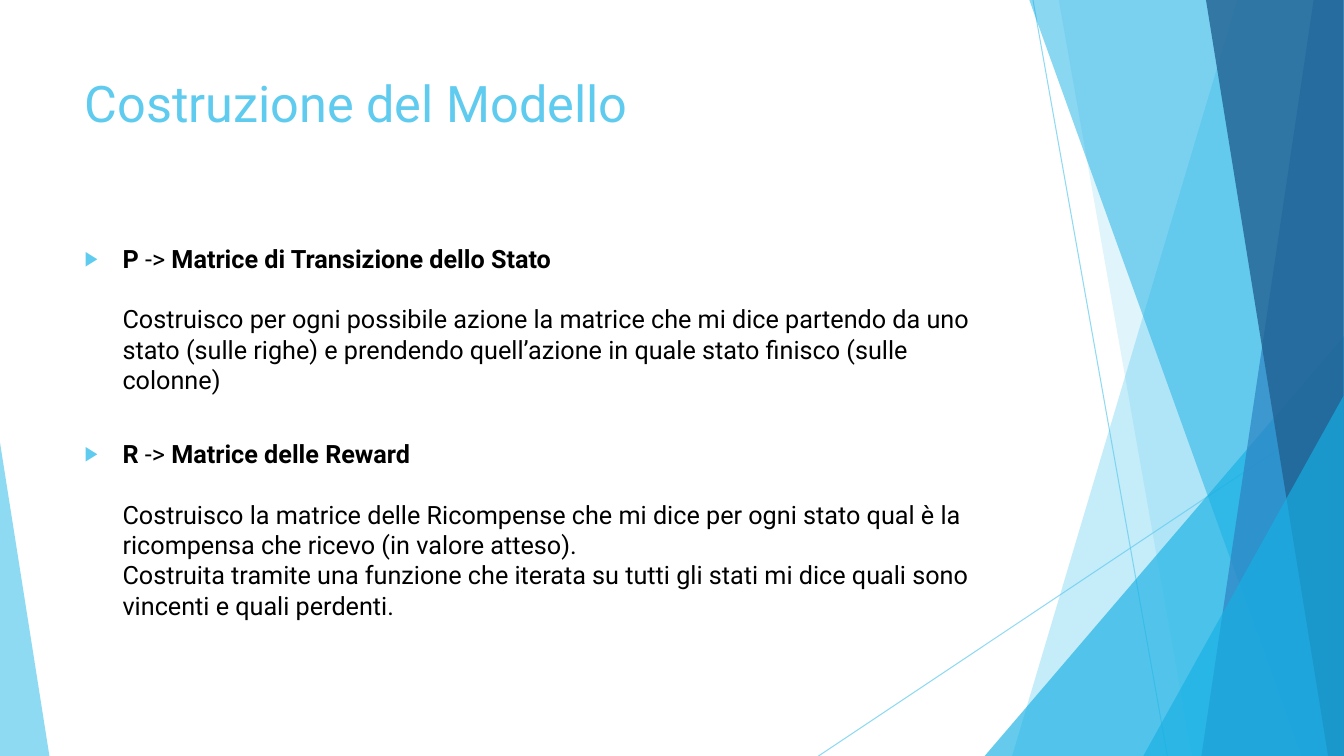
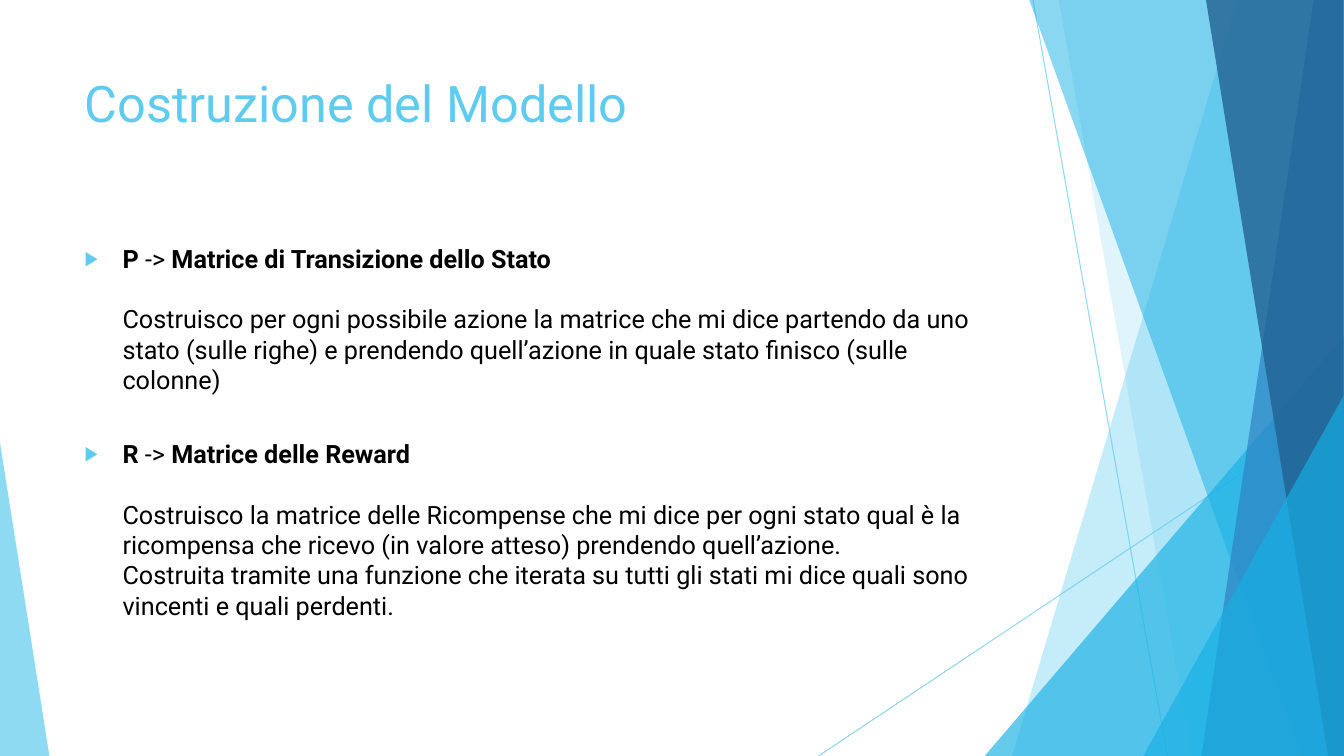
Before and after one commit to simonesinceri/MRL, a slide deck: slide 4 of Presentations/Presentation_Ass2.pptx. Drawn at 1344x756 pixels with LibreOffice and Linux fonts; fonts in the diff are those of the drawing. Boxes give left, top, right and bottom in pixels: in the first picture for what was removed or moved away, otherwise in the second. Text is boxed around its words. In the diff, an @@ line names an element or a change of style, - is before the commit and + after.

```diff
--- a/Presentations/Presentation_Ass2.pptx
+++ b/Presentations/Presentation_Ass2.pptx
@@ text at [123, 444, 968, 620]: text changed @@
-▶ R -> Matrice delle Reward
-  Costruisco la matrice delle Ricompense che mi dice per ogni stato qual è la ricompensa che ricevo (in valore atteso).
-  Costruita tramite una funzione che iterata su tutti gli stati mi dice quali sono vincenti e quali perdenti.
+▶ R -> Matrice delle Reward
+  Costruisco la matrice delle Ricompense che mi dice per ogni stato qual è la ricompensa che ricevo (in valore atteso) prendendo quell’azione.
+  Costruita tramite una funzione che iterata su tutti gli stati mi dice quali sono vincenti e quali perdenti.
```
Also in this commit, not shown: 1 other file.
